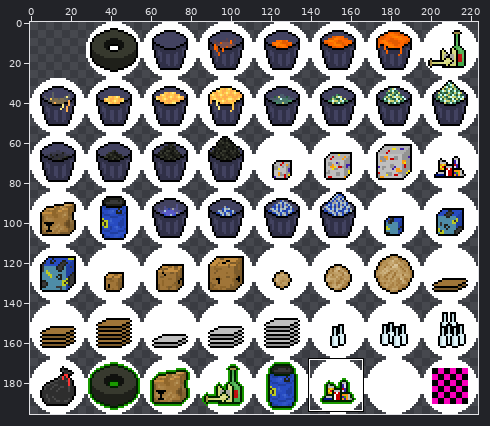
Sprite sheet -- assets/itemsbubbles.png. Above: a wide view before the commit, with the close-up outlined.
Close-up. The starting point:
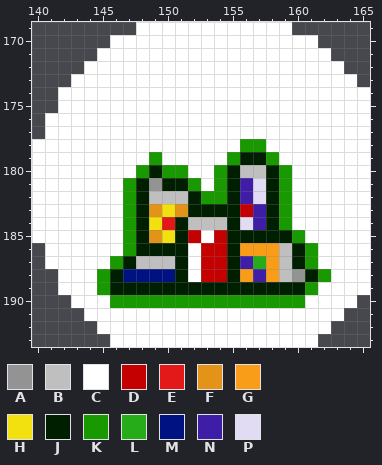
The file is 224x196 pixels. Colours within 5 levels of each other are drawn and written as one. Shown: x 140..165, y 169..193. The commit also changed other parts of the picture, which this record leaves out.
Palette (. is transparent): A #939393  B #bfbfbf  C #ffffff  D #c40000  E #e31818  F #e39418  G #f99c17  H #f3e00f  J #001f00  K #199900  L #27ac19  M #001282  N #3e1da7  P #e1dbf3
Pixels before, first column x 140:
169 ........CCCCCCCCCCCC......
170 ......CCCCCCCCCCCCCCCC....
171 .....CCCCCCCCCCCCCCCCCC...
172 ....CCCCCCCCCCCCCCCCCCCC..
173 ...CCCCCCCCCCCCCCCCCCCCCC.
174 ..CCCCCCCCCCCCCCCCCCCCCCCC
175 ..CCCCCCCCCCCCCCCCCCCCCCCC
176 .CCCCCCCCCCCCCCCCCCCCCCCCC
177 .CCCCCCCCCCCCCCCCCCCCCCCCC
178 CCCCCCCCCCCCCCCCKKCCCCCCCC
179 CCCCCCCCCKCCCCCKJJKCCCCCCC
180 CCCCCCCCKJKKCCKJBBJKCCCCCC
181 CCCCCCCKJAJJKCKJNPJKCCCCCC
182 CCCCCCCKJBBBJKKJNPJKCCCCCC
183 CCCCCCCKJFHFJJJJDNJKCCCCCC
184 CCCCCCCKJHEJBBBJPNJKCCCCCC
185 CCCCCCCKJFHJDCDJJJJJKCCCCC
186 .CCCCCCKJJJJCDDJGGGBJKCCCC
187 .CCCCCKJBBBJCDDJNLGBJKCCCC
188 ..CCCKJMMMMJCDDJGNGBAJKCCC
189 ..CCCKJJJJJJJJJJJJJJJKCCCC
190 ...CCCKKKKKKKKKKKKKKKCCCC.
191 ....CCCCCCCCCCCCCCCCCCCC..
192 .....CCCCCCCCCCCCCCCCCC...
193 ......CCCCCCCCCCCCCCCC....
Once edited:
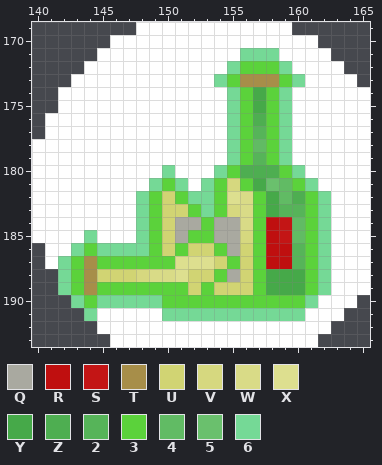
Colours new in this view: Q #a9a9a0  R #bf0f0f  S #c31515  T #a78e49  U #d1d473  V #d6d87f  W #d9db87  X #dddf8f  Y #46a949  Z #4eae51  2 #56b459  3 #5bd23b  4 #61bb64  5 #6ac06d  6 #75d996
Change:
y 171: x 156..158 CCC -> 666
y 172: x 155..159 CCCCC -> 63336
y 173: x 154..160 CCCCCCC -> 63TTT36
y 174..175: x 155..159 CCCCC -> 63Y36
y 176: x 155..159 CCCCC -> 63Z36
y 177: x 155..159 CCCCC -> 63236
y 178: x 155..159 CKKCC -> 63436
y 179: x 149 K -> C; x 155..159 KJJKC -> 63236
y 180: x 148..151 KJKK -> CC6C; x 154..160 KJBBJKC -> 63ZZZ36
y 181: x 147..161 KJAJJKCKJNPJKCC -> CC636C63V3Y5436
y 182: x 147..162 KJBBBJKKJNPJKCCC -> C63U3663XW3Y4Z36
y 183: x 147..162 KJFHFJJJJDNJKCCC -> C63UU363VW3Y2236
y 184: x 147..162 KJHEJBBBJPNJKCCC -> C63UQQ3QQW3RS436
y 185: x 144 C -> 6; x 147..162 KJFHJDCDJJJJJKCC -> C63UQ33QQV3RS436
y 186: x 143..162 CCCCKJJJJCDDJGGGBJKC -> 6366663U3UU3QU3RR236
y 187: x 142..162 CCCCKJBBBJCDDJNLGBJKC -> 63T333333XXXU3U3RR236
y 188: x 142..162 CCCKJMMMMJCDDJGNGBAJK -> 63TUUUVWWXUU3QU3YYY36
y 189: x 142..162 CCCKJJJJJJJJJJJJJJJKC -> 63T3333333U3UUU3YYY36
y 190: x 143..161 CCCKKKKKKKKKKKKKKKC -> 6366666333333333336
y 191: x 144 C -> 6; x 150..160 CCCCCCCCCCC -> 66666666666
Changed places in both close-ups, as pixel boxes (x1, y1, x2, y2):
changed: (58, 48, 331, 321)
